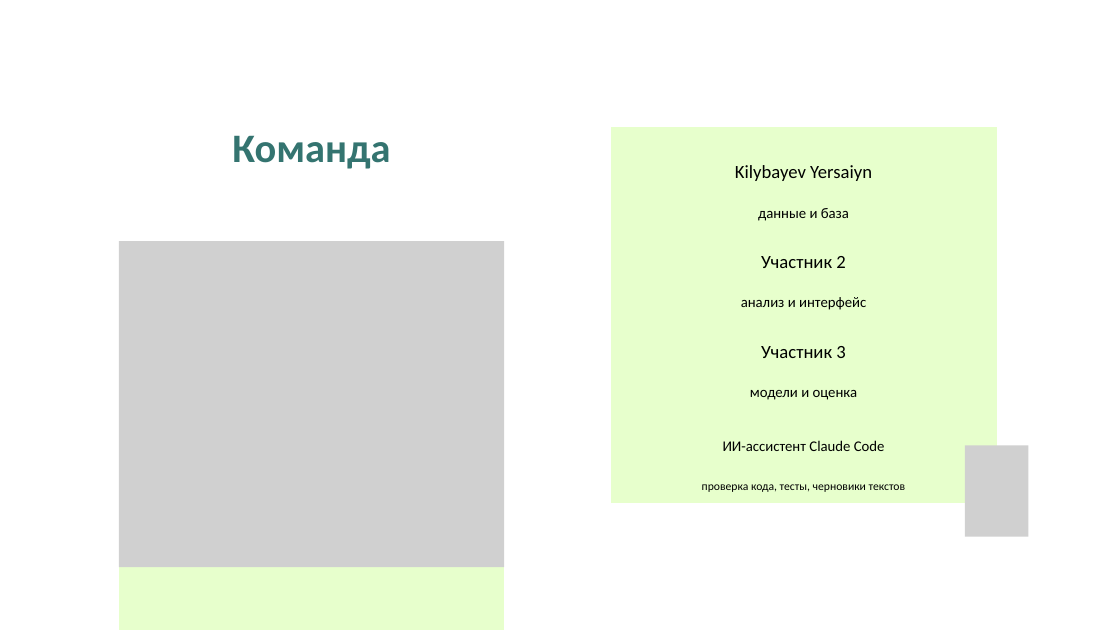
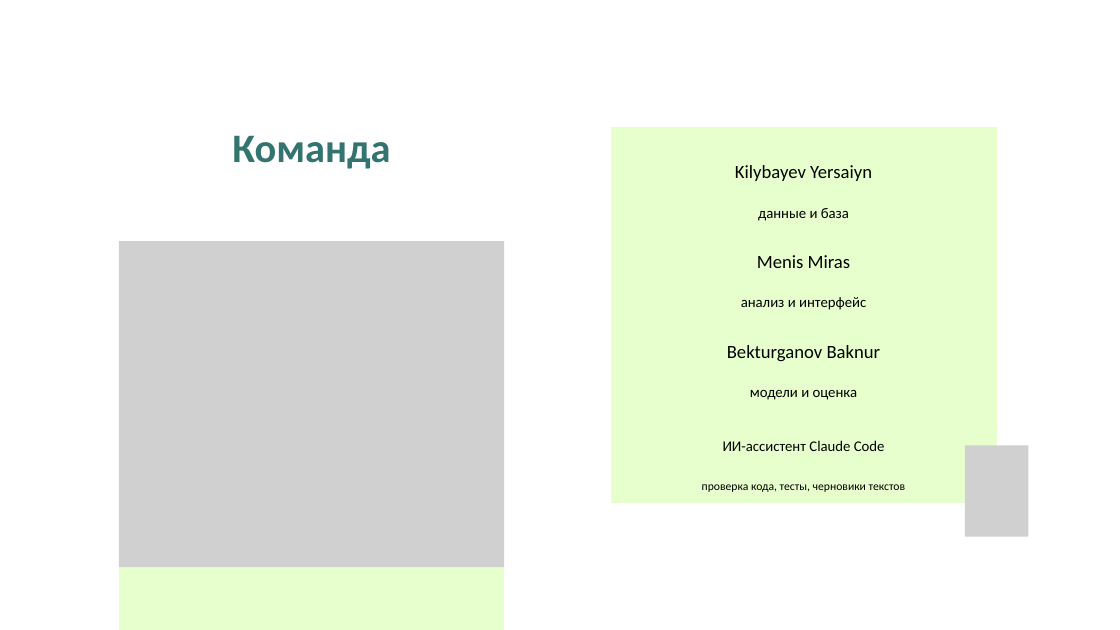
Before and after one commit to yersaa/Loan_default_prediction, a slide deck: slide 17 of docs/presentation.pptx. Drawn at 1120x630 pixels with LibreOffice and Linux fonts; fonts in the diff are those of the drawing; grey boxes stand for pictures. Boxes give left, top, right and bottom in pixels: in the first picture for what was removed or moved away, otherwise in the second. Text is boxed around its words. In the diff, an @@ line names an element or a change of style, - is before the commit and + after.

```diff
--- a/docs/presentation.pptx
+++ b/docs/presentation.pptx
@@ text at (x1=757, y1=255, x2=851, y2=268): text changed @@
-Участник 2
+Menis Miras
@@ text at (x1=727, y1=345, x2=881, y2=361): text changed @@
-Участник 3
+Bekturganov Baknur
```
Also in this commit, not shown: 1 other slide changed, 5 other files.
